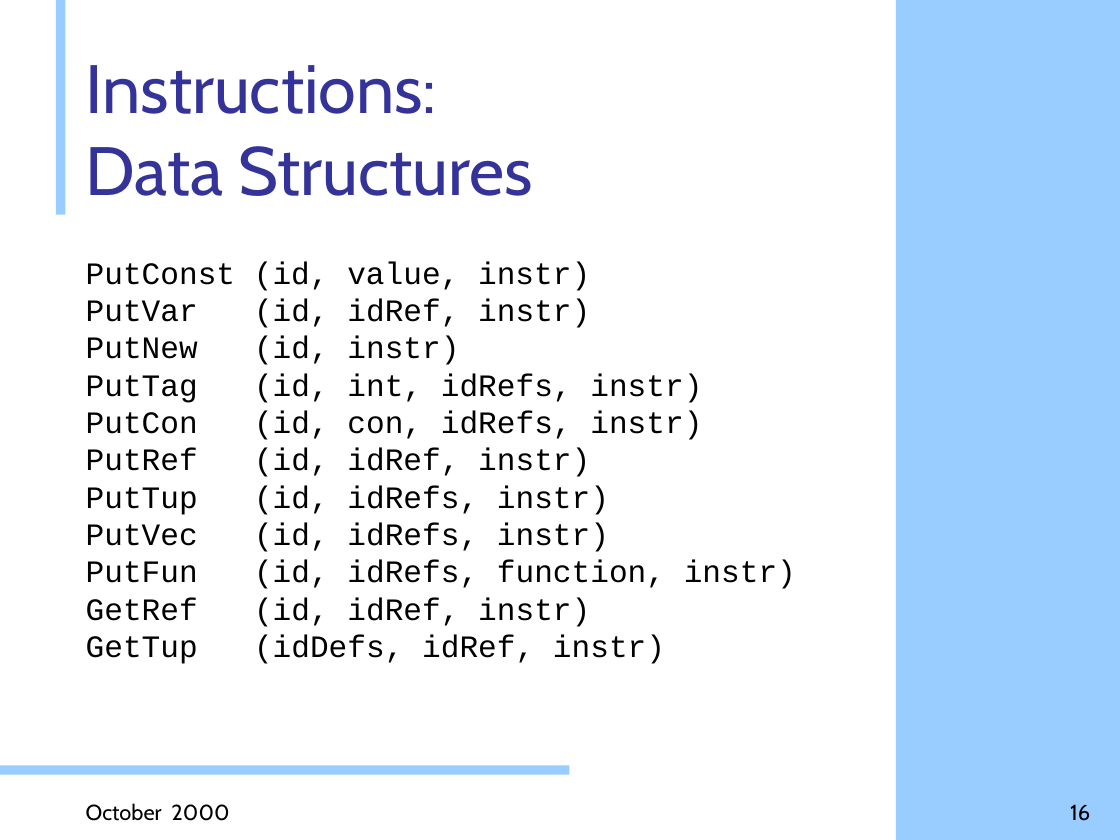
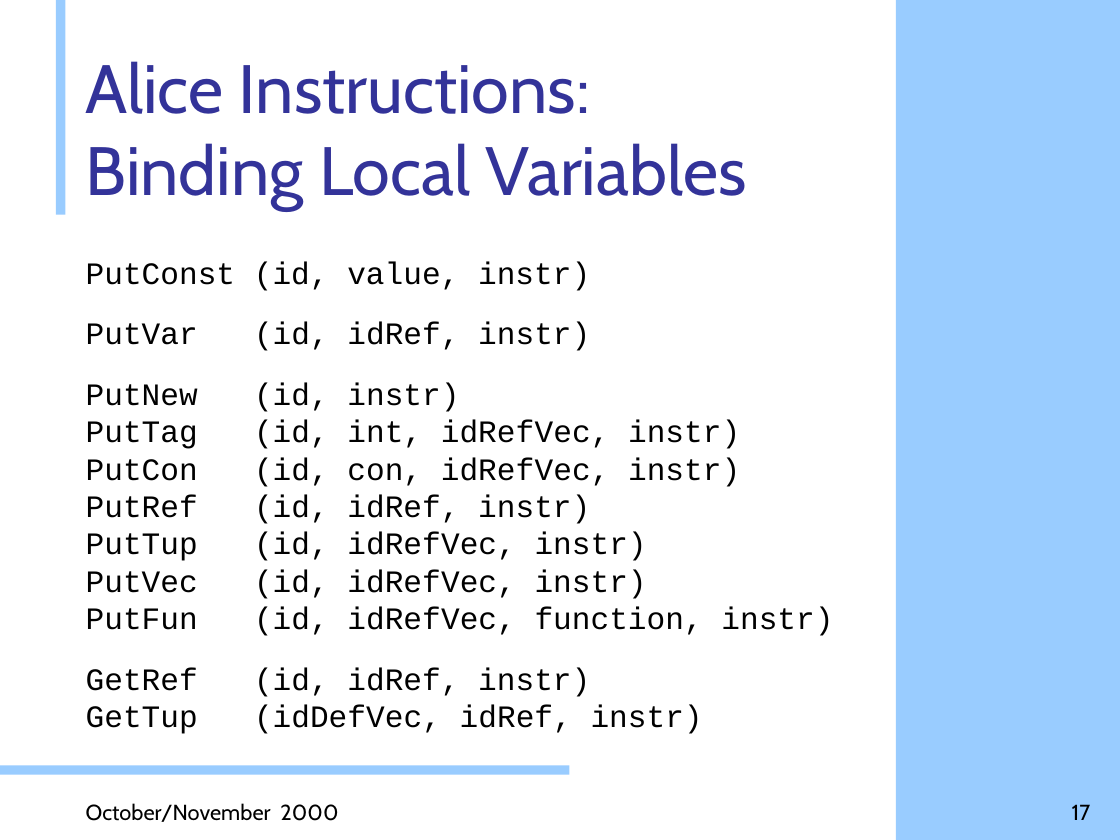
Before and after one commit to doublec/aliceml-abandoned, a slide deck: slide 17 of doc/presentations/Stockwerk Design.ppt (slide 16 before the commit). Drawn at 1120x840 pixels with LibreOffice and Linux fonts; fonts in the diff are those of the drawing; background and template pictures are left out. Boxes give left, top, right and bottom in pixels: in the first picture for what was removed or moved away, otherwise in the second. Text is boxed around its words. In the diff, an @@ line names an element or a change of style, - is before the commit and + after.

```diff
--- a/doc/presentations/Stockwerk Design.ppt
+++ b/doc/presentations/Stockwerk Design.ppt
@@ title at (86, 61, 747, 210): text changed @@
-Instructions:
-Data Structures
+Alice Instructions:
+Binding Local Variables
@@ text at (86, 261, 833, 734): text changed @@
-PutConst (id, value, instr)
-PutVar (id, idRef, instr)
-PutNew (id, instr)
-PutTag (id, int, idRefs, instr)
-PutCon (id, con, idRefs, instr)
-PutRef (id, idRef, instr)
-PutTup (id, idRefs, instr)
-PutVec (id, idRefs, instr)
-PutFun (id, idRefs, function, instr)
-GetRef (id, idRef, instr)
-GetTup (idDefs, idRef, instr)
+PutConst (id, value, instr)
+PutVar (id, idRef, instr)
+PutNew (id, instr)
+PutTag (id, int, idRefVec, instr)
+PutCon (id, con, idRefVec, instr)
+PutRef (id, idRef, instr)
+PutTup (id, idRefVec, instr)
+PutVec (id, idRefVec, instr)
+PutFun (id, idRefVec, function, instr)
+GetRef (id, idRef, instr)
+GetTup (idDefVec, idRef, instr)
@@ text at (86, 803, 338, 822): text changed @@
-October 2000
+October/November 2000
@@ page number at (1072, 804, 1091, 820): text changed @@
-16
+17
```
Also in this commit, not shown: 17 other slides changed, 2 slides added.
